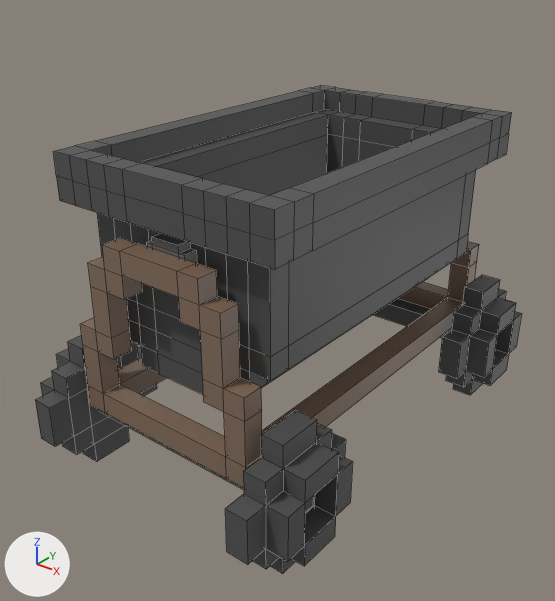
What one commit did to the Blender file Models/Minecart/Minecart.blend.
The view is the same before and after, from a 50 mm lens placed at (1.96, -2.63, 1.93), pointed at (-0.03, -0.14, 0.39). The axes (+X, +Y, +Z) are drawn at lower left. The lights are the same throughout. Mesh edges are drawn as thin lines.

The scene before the commit, as lines of its bpy script (objects in view):
```python
me_cube = bpy.data.meshes.new('Cube')
me_cube.from_pydata(...)  # 60 vertices, 62 faces; spans x 0.5..0.701, y -1.1..-0.5, z -0.3..0.3
me_cube.materials.append(mat_cartmetal)  # dark grey #525252
me_cube_001 = bpy.data.meshes.new('Cube.001')
me_cube_001.from_pydata(...)  # a box spanning x -0.63..0.63, y -0.85..-0.75, z -0.05..0.05; a box spanning x -0.63..0.63, y 0.75..0.85, z -0.05..0.05
me_cube_001.materials.append(mat_cartmetal)  # dark grey #525252
me_cube_002 = bpy.data.meshes.new('Cube.002')
me_cube_002.from_pydata(...)  # 192 vertices, 192 faces; spans x -0.45..0.45, y -0.93..0.93, z 0.05..0.9
# faces by material slot: [148, 44]
me_cube_002.materials.append(mat_cartrust)  # brown #856d5b
me_cube_002.materials.append(mat_cartlightmetal)  # dark grey #6b6b6b
me_cube_003 = bpy.data.meshes.new('Cube.003')
me_cube_003.from_pydata(...)  # 272 vertices, 270 faces; spans x -0.55..0.55, y -0.88..0.88, z 0.25..1.15
me_cube_003.materials.append(mat_cartmetal)  # dark grey #525252
ob_axels = bpy.data.objects.new('Axels', me_cube_001)
ob_axels.location = (0.0, 0.0, 0.0)
ob_cart = bpy.data.objects.new('Cart', me_cube_003)
ob_cart.location = (0.0, 0.0, 0.0)
ob_frame = bpy.data.objects.new('Frame', me_cube_002)
ob_frame.location = (0.0, 0.0, 0.0)
ob_wheels = bpy.data.objects.new('Wheels', me_cube)
ob_wheels.location = (0.0, 0.0, 0.0)
_m = ob_wheels.modifiers.new('Mirror', 'MIRROR')
_m.use_axis = (True, True, False)
```
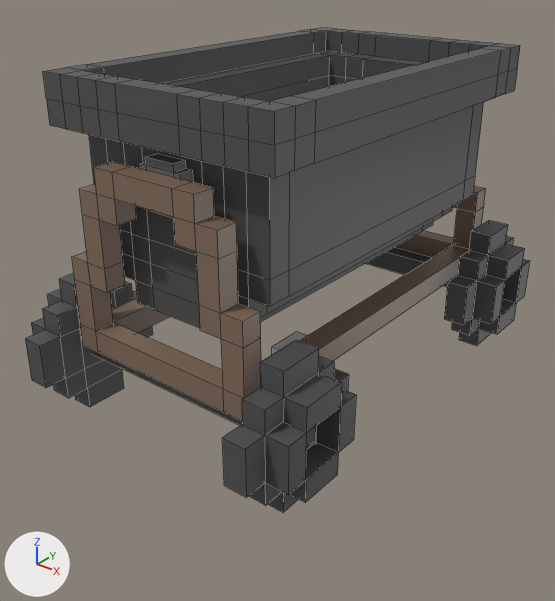
Changed parts and their boxes [x1, y1, x2, y2] in the pictures (555 x 601 px):
'Cart', moved
    before: [53, 85, 511, 394]
    after: [43, 28, 520, 328]
'Frame', mesh moved
    before: [80, 233, 479, 487]
    after: [72, 154, 486, 420]
'Wheels', deleted
    before: [35, 275, 522, 573]
'WheelsFront', added
    after: [25, 273, 356, 512]
'WheelsBack', added
    after: [444, 221, 530, 346]
'Axels', mesh moved
    before: [99, 299, 452, 512]
    after: [92, 247, 458, 446]
'CartRotationPoint', added
    after: [272, 332, 308, 355]

The change in detail:
me_cube_001 has 16 vertices, 12 faces and spans x -0.63..0.63, y -0.85..0.85, z -0.05..0.05.
me_cube_001 is used by ob_axels; location (0.0, 0.0, 0.0).
me_cube_001 part 1: the whole mesh is moved by (0.0, 0.0, 0.3).
me_cube_002 has 192 vertices, 192 faces and spans x -0.45..0.45, y -0.93..0.93, z 0.05..0.9.
me_cube_002 is used by ob_frame; location (0.0, 0.0, 0.0).
me_cube_002 part 2: the whole mesh is moved by (0.0, 0.0, 0.3).
me_cube_003 has 272 vertices, 270 faces and spans x -0.55..0.55, y -0.88..0.88, z 0.25..1.15.
me_cube_003 is used by ob_cart; location (0.0, 0.0, 0.0).
me_cube_003 part 3: the whole mesh is moved by (0.0, 0.0, -0.8).
Mesh me_cube_005 is new.
It is a box spanning x -0.1..0.1, y -0.1..0.1, z -0.1..0.1.
Mesh me_cube_004 is new.
It has 120 vertices, 124 faces and spans x -0.701..0.701, y 0.5..1.1, z 0.0..0.6.
It uses material mat_cartmetal (dark grey #525252).
Mesh me_cube_1 is new.
It has 120 vertices, 124 faces and spans x -0.701..0.701, y -1.1..-0.5, z 0.0..0.6.
It uses material mat_cartmetal (dark grey #525252).
Object 'Wheels' (ob_wheels) is deleted.
Object 'Cart' (ob_cart) moves from (0.0, 0.0, 0.0) to (0.0, 0.0, 1.1).
Object 'CartRotationPoint' (ob_cartrotationpoint) is new; it shows me_cube_005.
Its location is (0.0, 0.0, 0.0).
Object 'WheelsBack' (ob_wheelsback) is new; it shows me_cube_004.
Its location is (0.0, 0.0, 0.0).
Object 'WheelsFront' (ob_wheelsfront) is new; it shows me_cube_1.
Its location is (0.0, 0.0, 0.0).
